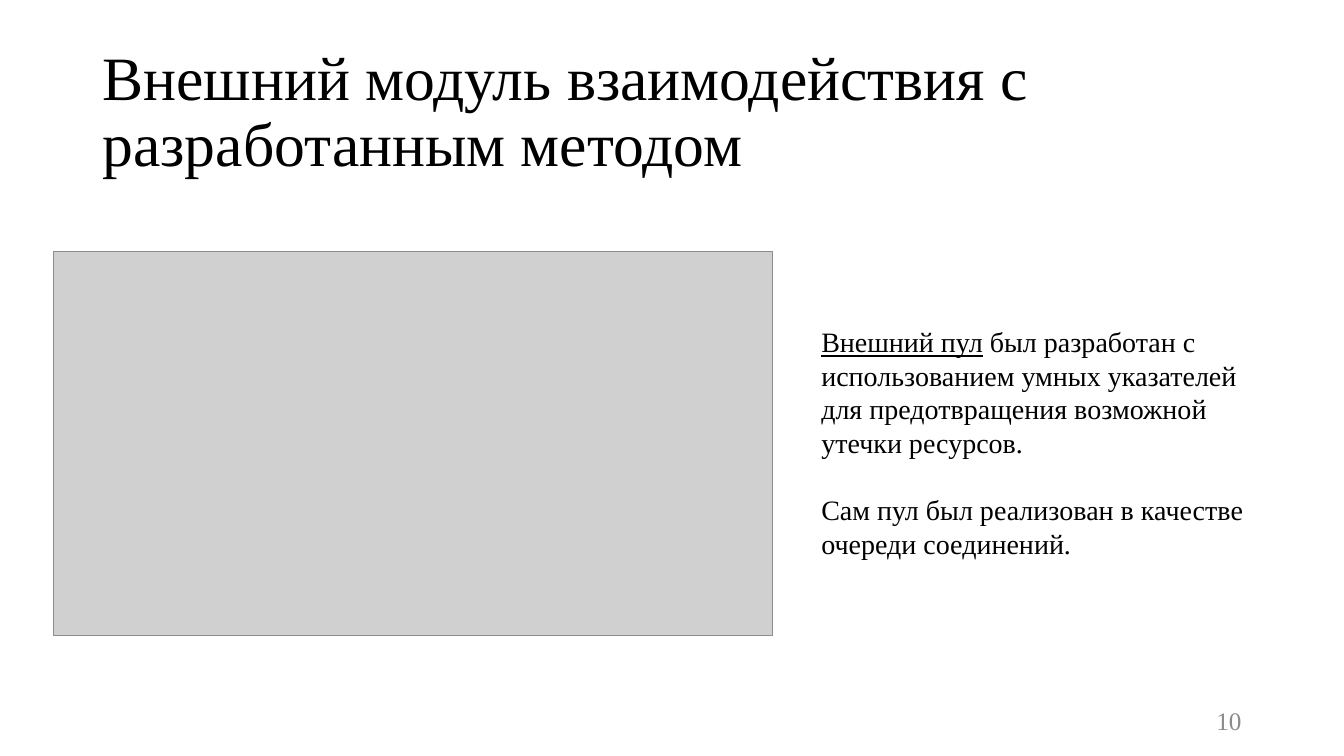
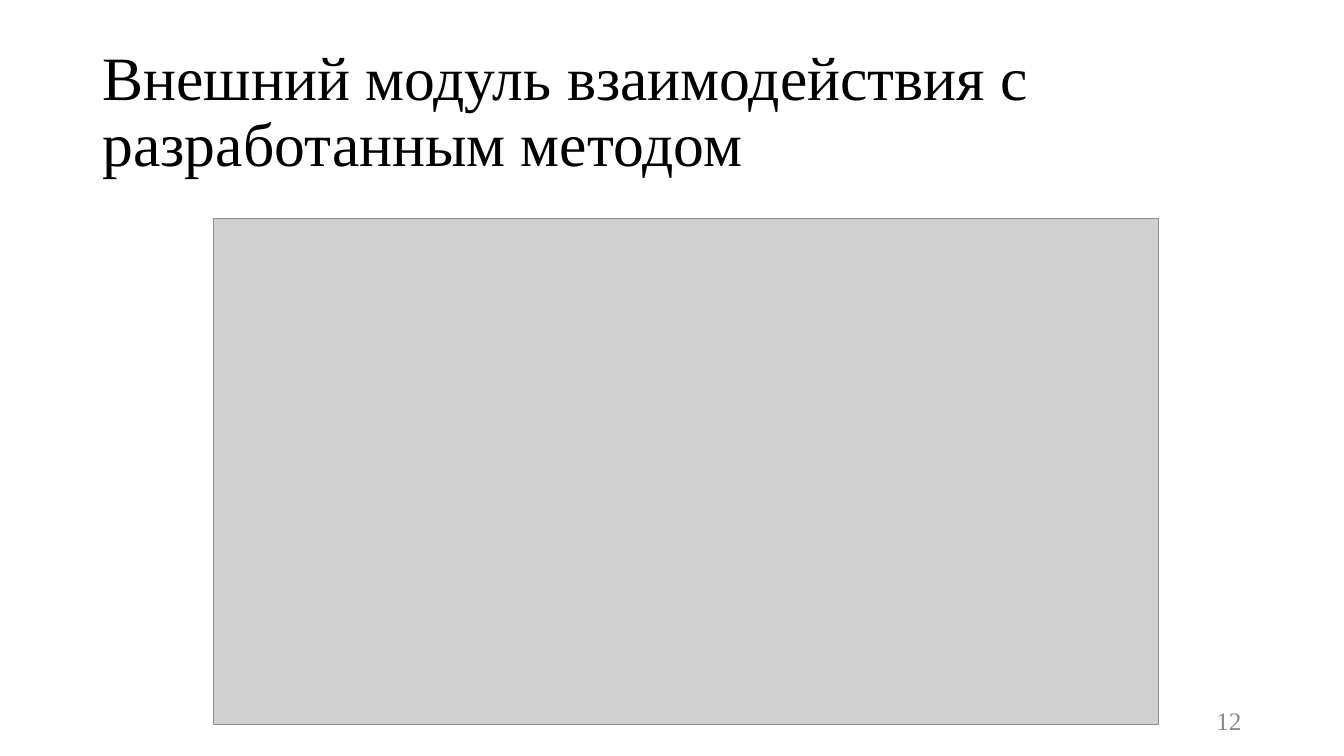
Before and after one commit to platosha-git/Diplom-theory, a slide deck: slide 12 of Презентация.pptx (slide 10 before the commit). Drawn at 1344x756 pixels with LibreOffice and Linux fonts; fonts in the diff are those of the drawing; grey boxes stand for pictures. Boxes give left, top, right and bottom in pixels: in the first picture for what was removed or moved away, otherwise in the second. Text is boxed around its words. In the diff, an @@ line names an element or a change of style, - is before the commit and + after.

```diff
--- a/Презентация.pptx
+++ b/Презентация.pptx
@@ picture: place and size @@
-picture at [53, 251, 772, 636]
+picture at [214, 219, 1159, 725]
@@ text removed at [821, 332, 1243, 559] @@
-Внешний пул был разработан с использованием умных указателей для предотвращения возможной утечки ресурсов.
-Сам пул был реализован в качестве очереди соединений.
@@ page number at [1216, 713, 1241, 730]: text changed @@
-10
+12
```
Also in this commit, not shown: 9 other slides changed, 2 slides added, 25 other files.
